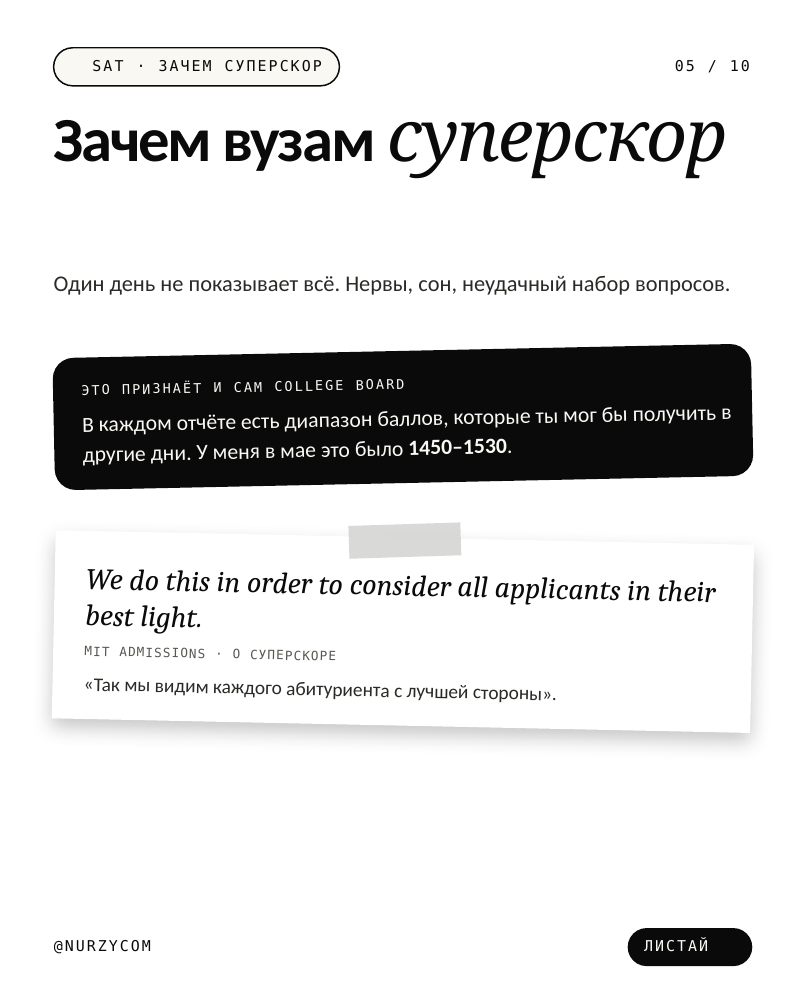
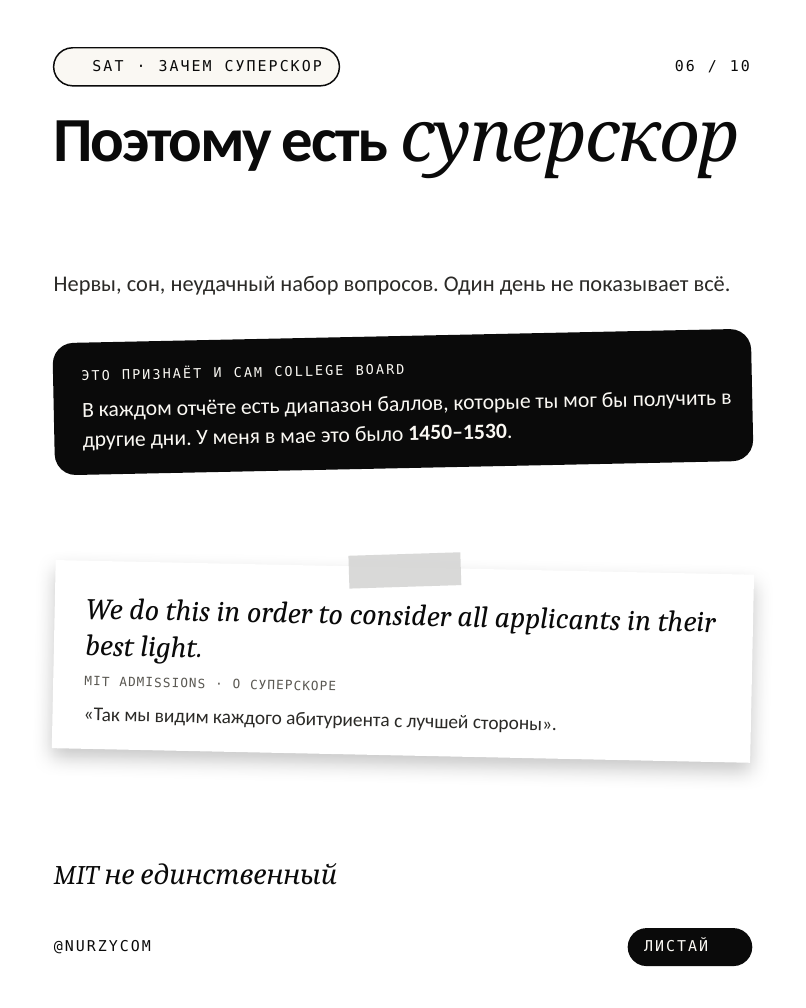
Before and after one commit to galiandojonathan-ship-it1/nurzycom_brand, a slide deck: slide 6 of social/pptx/sat-superscore.pptx (slide 5 before the commit). Drawn at 806x1008 pixels with LibreOffice and Linux fonts; fonts in the diff are those of the drawing; background and template pictures are left out. Boxes give left, top, right and bottom in pixels: in the first picture for what was removed or moved away, otherwise in the second. Text is boxed around its words. In the diff, an @@ line names an element or a change of style, - is before the commit and + after.

```diff
--- a/social/pptx/sat-superscore.pptx
+++ b/social/pptx/sat-superscore.pptx
@@ text at box(675, 60, 750, 72): text changed @@
-05 / 10
+06 / 10
@@ text at box(54, 120, 740, 179): text changed @@
-Зачем вузам суперскор
+Поэтому есть суперскор
@@ text at box(54, 276, 731, 295): text changed @@
-Один день не показывает всё. Нервы, сон, неудачный набор вопросов.
+Нервы, сон, неудачный набор вопросов. Один день не показывает всё.
@@ 2 texts, 1 rounded rectangle: place and size @@
-2 texts, 1 rounded rectangle at box(52, 343, 754, 490)
+2 texts, 1 rounded rectangle at box(52, 329, 754, 476)
@@ 3 texts, 2 rectangles: place and size @@
-3 texts, 2 rectangles at box(52, 523, 754, 733)
+3 texts, 2 rectangles at box(52, 552, 754, 763)
@@ text added at box(54, 863, 336, 885), 18 pt, text #0A0A0A, italic @@
+MIT не единственный
```
Also in this commit, not shown: 8 other slides changed, 1 slide added, 1 slide removed, 21 other files.
